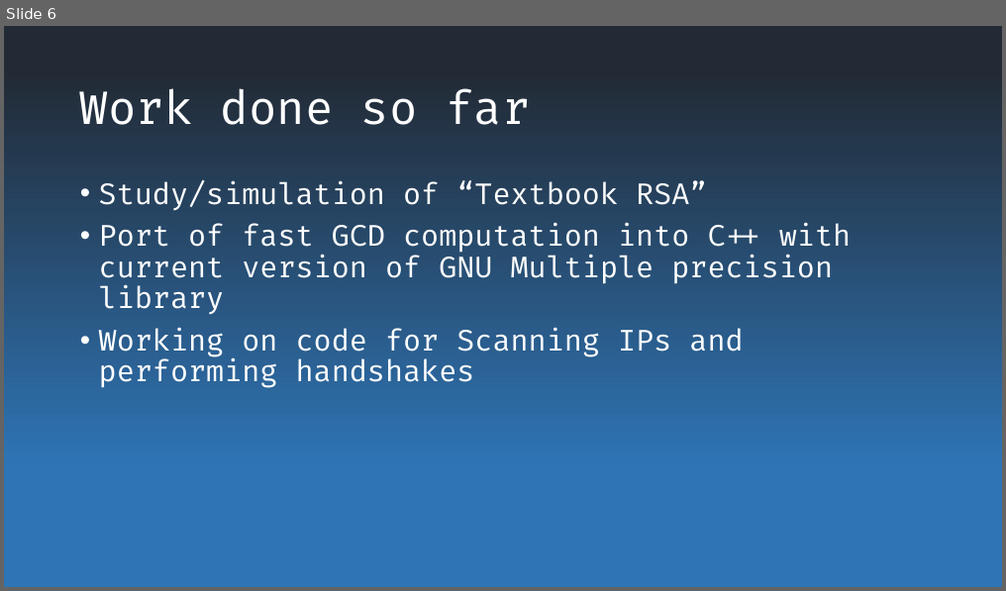
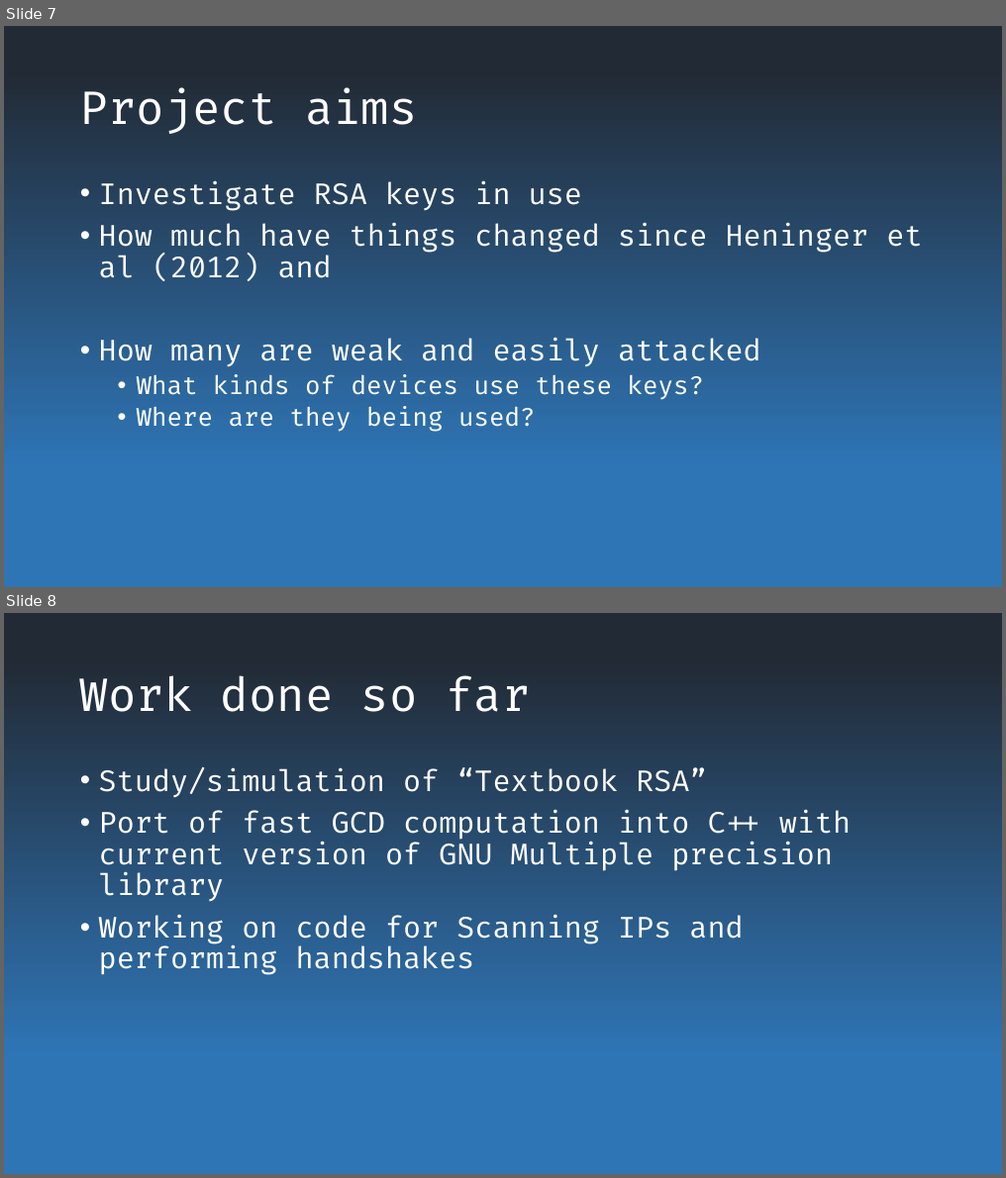
Before and after one commit to mhdl1991/19129163_TECH7009_repo, a slide deck: Continued use of weak RSA keys.pptx. Shown one above the other, each under a label of ours: slide 6 before the commit, slides 7 and 8 after it. The pictures are 1006x591 and 1006x1178 pixels, drawn with LibreOffice and Linux fonts; fonts in the diff are those of the drawing. Boxes give left, top, right and bottom in pixels: in the first picture for what was removed or moved away, otherwise in the second. Text is boxed around its words. In the diff, an @@ line names an element or a change of style, - is before the commit and + after.

```diff
--- a/Continued use of weak RSA keys.pptx
+++ b/Continued use of weak RSA keys.pptx
@@ slide 7 added at [4,26,1002,587], background gradient #222A35 to #2E75B6 @@
@@ title added at [80,87,418,134], 44 pt, text #FFFFFF @@
+Project aims
@@ text added at [99,180,922,432], 28 pt, text #FFFFFF @@
+• Investigate RSA keys in use
+• How much have things changed since Heninger et al (2012) and
+• How many are weak and easily attacked
+  • What kinds of devices use these keys?
+  • Where are they being used?
@@ what was slide 6 is now slide 8 @@
```
Also in this commit, not shown: 4 slides changed, 2 other slides added.
